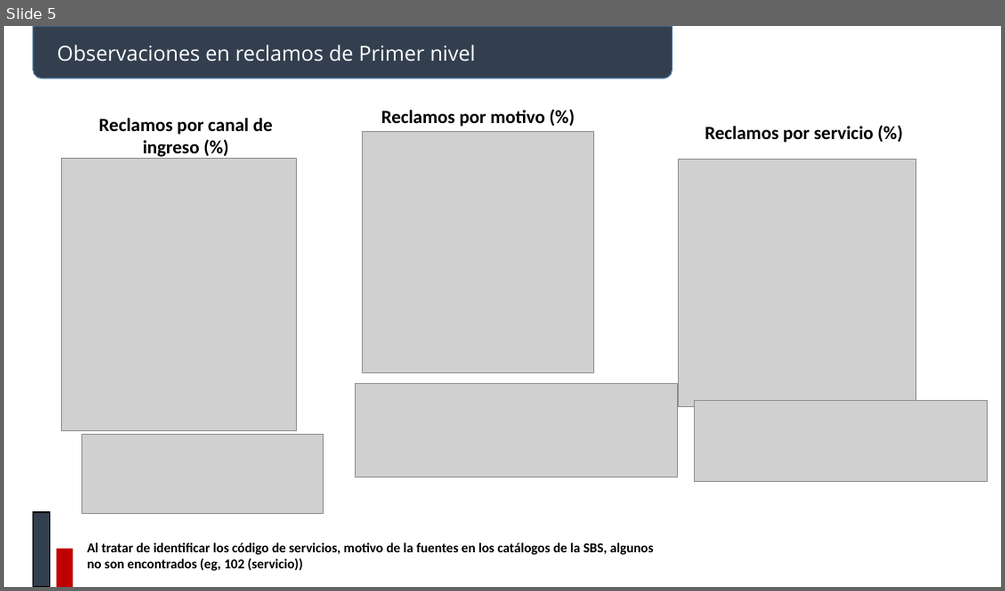
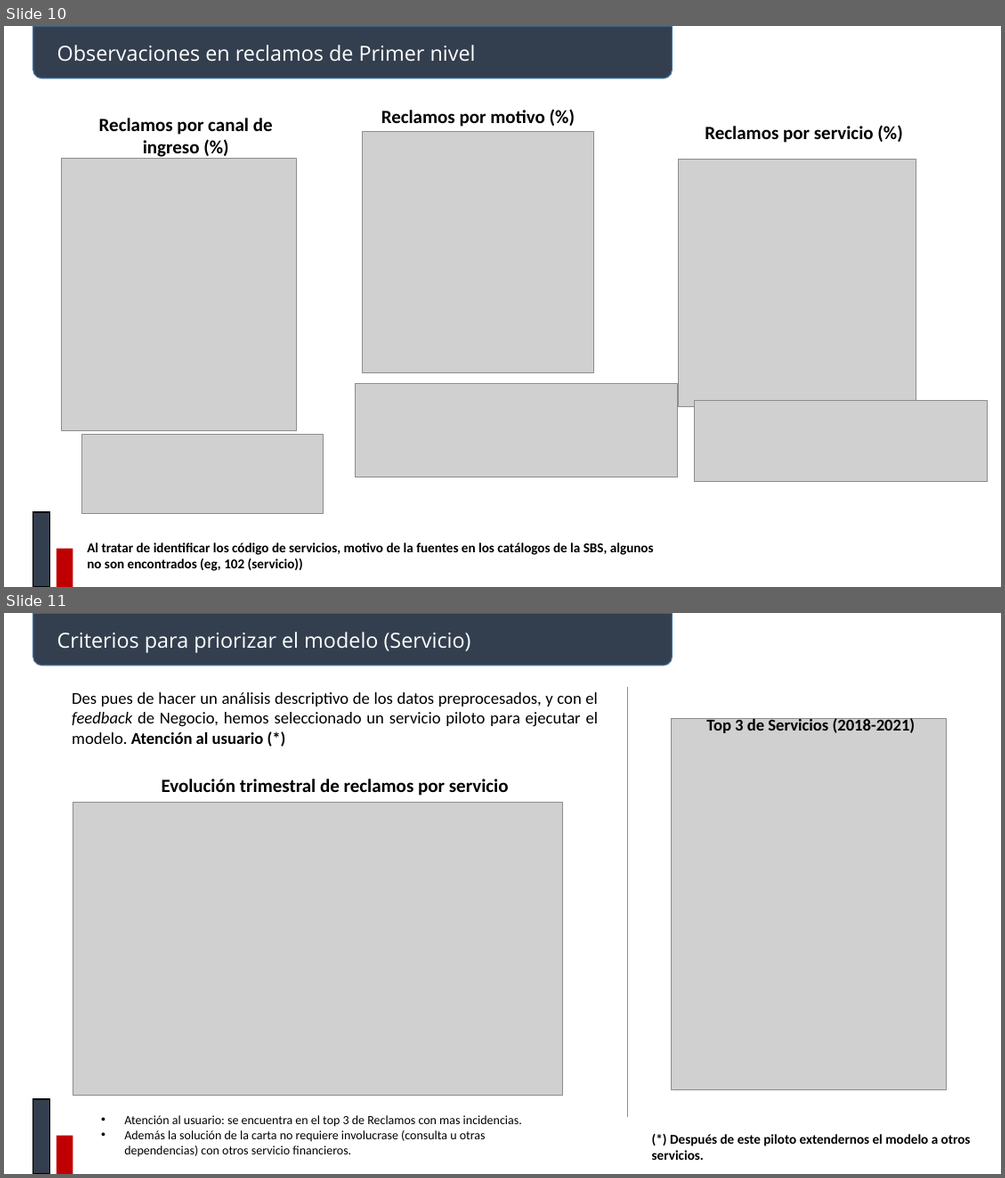
Before and after one commit to johnkbarrera/R2D2, a slide deck: BancoNacion/documentos/Reclamos.pptx. Shown one above the other, each under a label of ours: slide 5 before the commit, slides 10 and 11 after it. The pictures are 1005x591 and 1005x1178 pixels, drawn with LibreOffice and Linux fonts; fonts in the diff are those of the drawing; grey boxes stand for pictures. Boxes give left, top, right and bottom in pixels: in the first picture for what was removed or moved away, otherwise in the second. Text is boxed around its words. In the diff, an @@ line names an element or a change of style, - is before the commit and + after.

Commit message:
reclamos 03 01

```diff
--- a/BancoNacion/documentos/Reclamos.pptx
+++ b/BancoNacion/documentos/Reclamos.pptx
@@ slide 11 added at (4, 613, 1001, 1174), background #FFFFFF @@
@@ round same rect added at (33, 613, 672, 666), fill #333F50, outline #43739E 1 pt @@
@@ text added at (57, 632, 471, 653), 20 pt, text #FFFFFF @@
+Criterios para priorizar el modelo (Servicio)
@@ text added at (72, 692, 599, 744), 16 pt, text #000000 @@
+Des pues de hacer un análisis descriptivo de los datos preprocesados, y con el feedback de Negocio, hemos seleccionado un servicio piloto para ejecutar el modelo. Atención al usuario (*)
@@ line added from (628, 687) to (628, 1117), #5B9BD5 0.5 pt @@
@@ picture added at (671, 718, 947, 1089) @@
@@ text added at (706, 717, 915, 733), 16 pt, text #000000, bold @@
+Top 3 de Servicios (2018-2021)
@@ text added at (162, 779, 509, 795), 18 pt, text #000000, bold @@
+Evolución trimestral de reclamos por servicio
@@ picture added at (73, 803, 563, 1095) @@
@@ rectangle added at (33, 1099, 49, 1174), fill #333F50, outline #000000 1 pt @@
@@ text added at (124, 1115, 522, 1157), 12 pt, text #000000 @@
+  • Atención al usuario: se encuentra en el top 3 de Reclamos con mas incidencias.
+  • Además la solución de la carta no requiere involucrase (consulta u otras dependencias) con otros servicio financieros.
@@ rectangle added at (57, 1135, 73, 1174), fill #C00000 @@
@@ text added at (652, 1134, 971, 1159), 13 pt, text #000000, bold @@
+(*) Después de este piloto extendernos el modelo a otros servicios.
@@ what was slide 5 is now slide 10 @@
```
Also in this commit, not shown: 4 other slides added, 2 other files.
